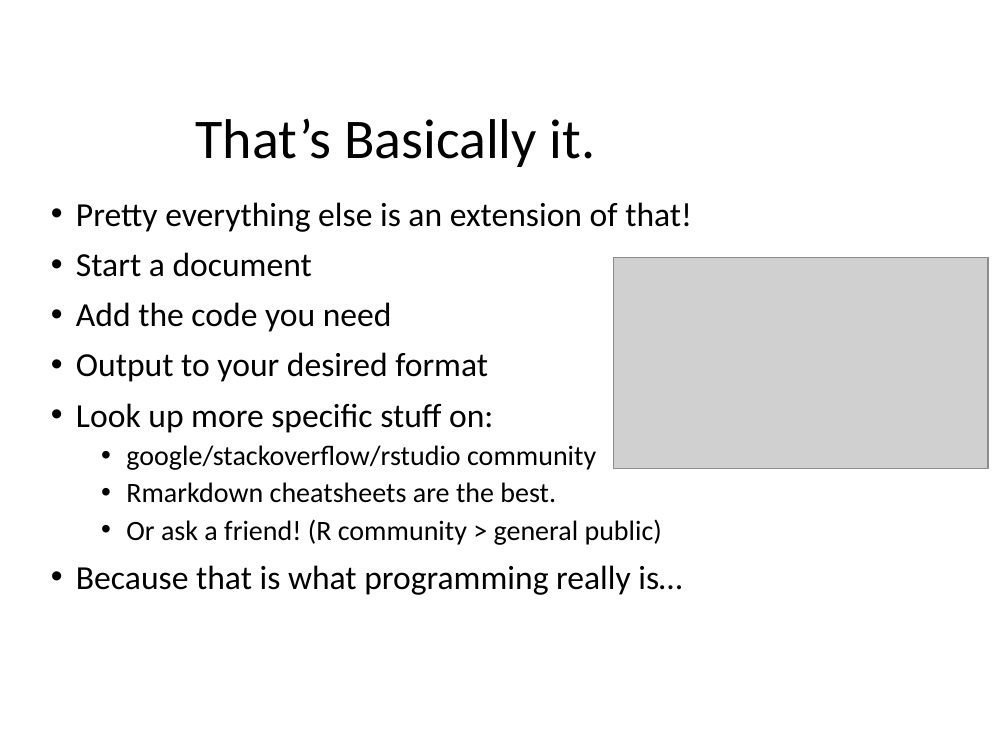
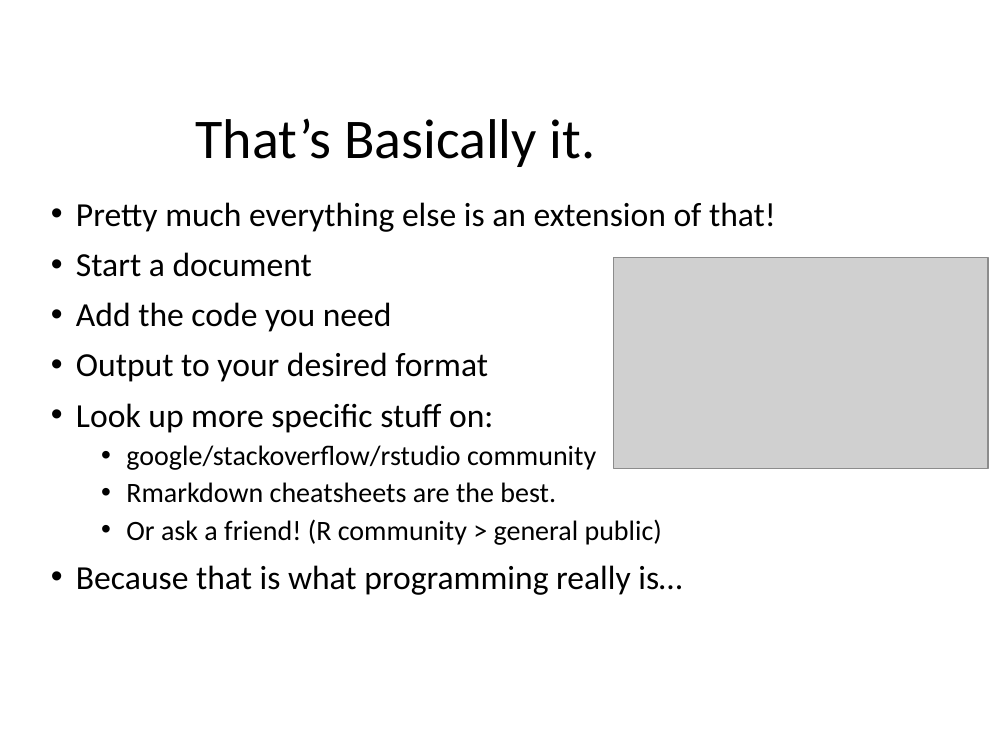
Before and after one commit to adamkemberling/Code_library, a slide deck: slide 13 of Gulf_Coast_R/Rmarkdown_pres/Intro_to_RMarkdown_43.pptx. Drawn at 1008x756 pixels with LibreOffice and Linux fonts; fonts in the diff are those of the drawing; grey boxes stand for pictures. Boxes give left, top, right and bottom in pixels: in the first picture for what was removed or moved away, otherwise in the second. Text is boxed around its words. In the diff, an @@ line names an element or a change of style, - is before the commit and + after.

```diff
--- a/Gulf_Coast_R/Rmarkdown_pres/Intro_to_RMarkdown_43.pptx
+++ b/Gulf_Coast_R/Rmarkdown_pres/Intro_to_RMarkdown_43.pptx
@@ text at [76, 202, 776, 232]: text changed @@
-• Pretty everything else is an extension of that!
+• Pretty much everything else is an extension of that!
```
Also in this commit, not shown: 1 other file.
